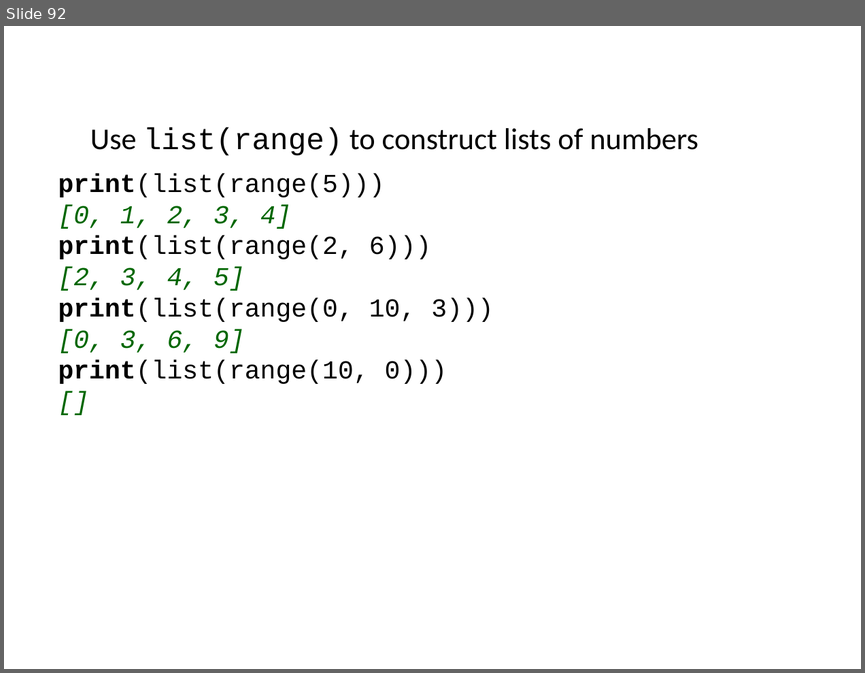
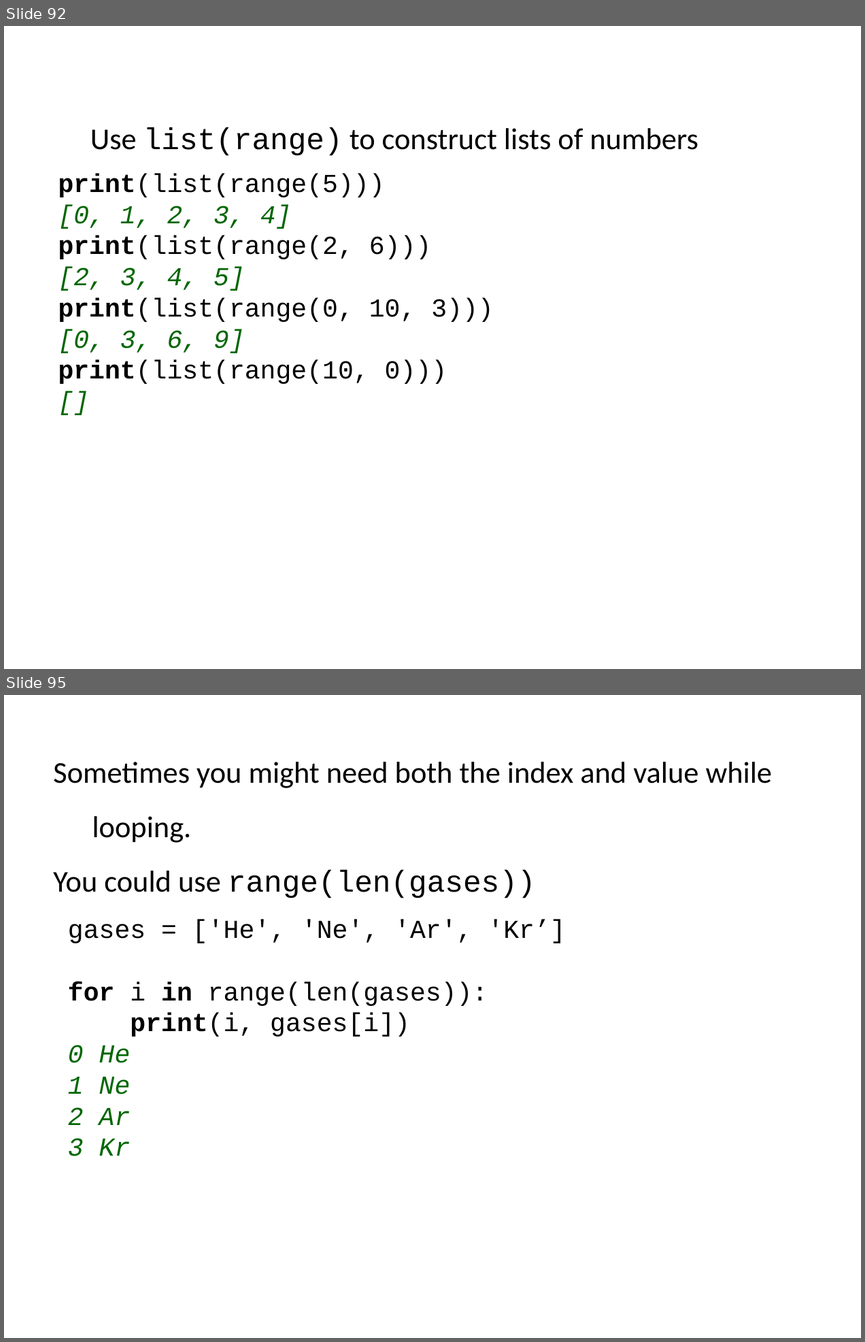
Before and after one commit to ncasuk/ncas-isc, a slide deck: python/presentations/learning_python/07_lists.pptx. Shown one above the other, each under a label of ours: slide 92 before the commit, slides 92 and 95 after it; the slides between them are not shown. The pictures are 865x673 and 865x1342 pixels, drawn with LibreOffice and Linux fonts; fonts in the diff are those of the drawing; background and template pictures are left out. Boxes give left, top, right and bottom in pixels: in the first picture for what was removed or moved away, otherwise in the second. Text is boxed around its words. In the diff, an @@ line names an element or a change of style, - is before the commit and + after.

```diff
--- a/python/presentations/learning_python/07_lists.pptx
+++ b/python/presentations/learning_python/07_lists.pptx
@@ slide 95 added at [4,695,861,1338], background picture (left out) @@
@@ text added at [53,762,772,898], 28 pt, text #000000 @@
+Sometimes you might need both the index and value while looping.
+You could use range(len(gases))
@@ text added at [68,919,565,1156], 24 pt, text #000000 @@
+gases = ['He', 'Ne', 'Ar', 'Kr’]
+for i in range(len(gases)):
+print(i, gases[i])
+0 He
+1 Ne
+2 Ar
+3 Kr
```
Also in this commit, not shown: 1 slide changed, 4 other slides added, 6 slides removed, 1 other file.
